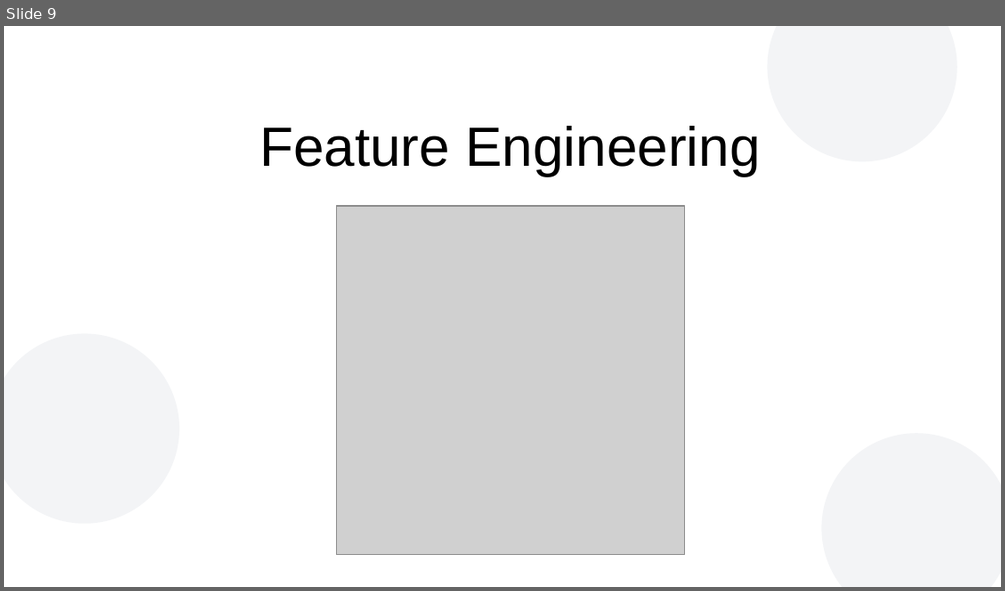
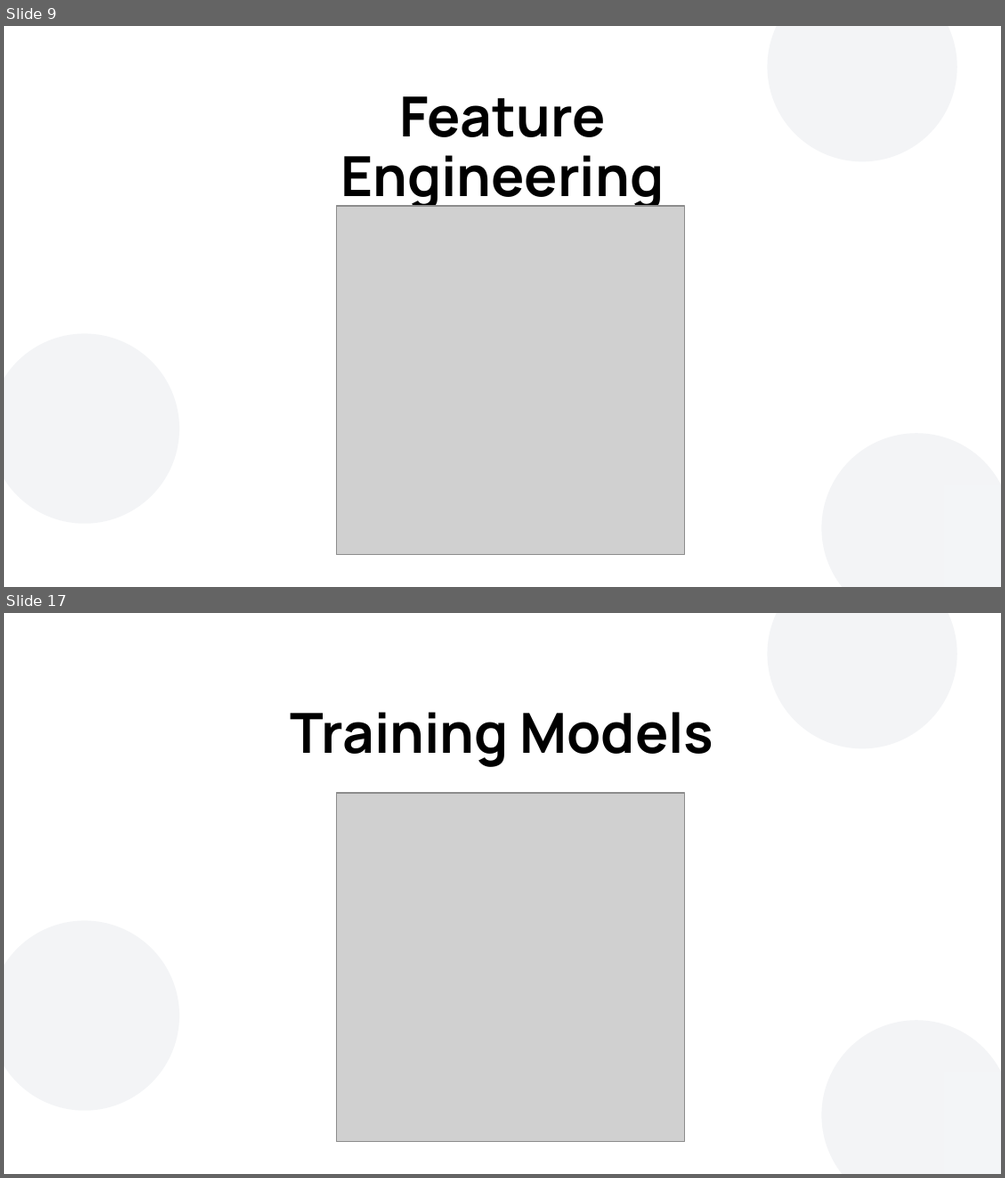
Before and after one commit to atfortes/Repeat-Buyers-Prediction, a slide deck: final_presentation.pptx. Shown one above the other, each under a label of ours: slide 9 before the commit, slides 9 and 17 after it; the slides between them are not shown. The pictures are 1005x591 and 1005x1178 pixels, drawn with LibreOffice and Linux fonts; fonts in the diff are those of the drawing; grey boxes stand for pictures; background and template pictures are left out. Boxes give left, top, right and bottom in pixels: in the first picture for what was removed or moved away, otherwise in the second. Text is boxed around its words. In the diff, an @@ line names an element or a change of style, - is before the commit and + after.

```diff
--- a/final_presentation.pptx
+++ b/final_presentation.pptx
@@ slide 17 added at (4, 613, 1001, 1174), background #FFFFFF; not listed: 3 template elements that a slide beside it also shows @@
@@ rectangle added at (4, 613, 114, 733), fill #FFFFFF, outline #FFFFFF 2 pt @@
@@ title added at (291, 712, 713, 767), 44 pt, text #000000, bold @@
+Training Models
@@ picture added at (337, 793, 685, 1142) @@
@@ rectangle added at (946, 1072, 1001, 1174), fill #F3F5F7, outline #F3F5F7 2 pt @@
@@ slide 9 changed as well @@
@@ title "Feature Engineering": place and size @@
-title "Feature Engineering" at (259, 126, 760, 176)
+title "Feature Engineering" at (340, 96, 663, 211)
@@ title "Feature Engineering" at (340, 96, 663, 211): font Arial to Manrope, bold on @@
```
Also in this commit, not shown: 24 other slides changed.
